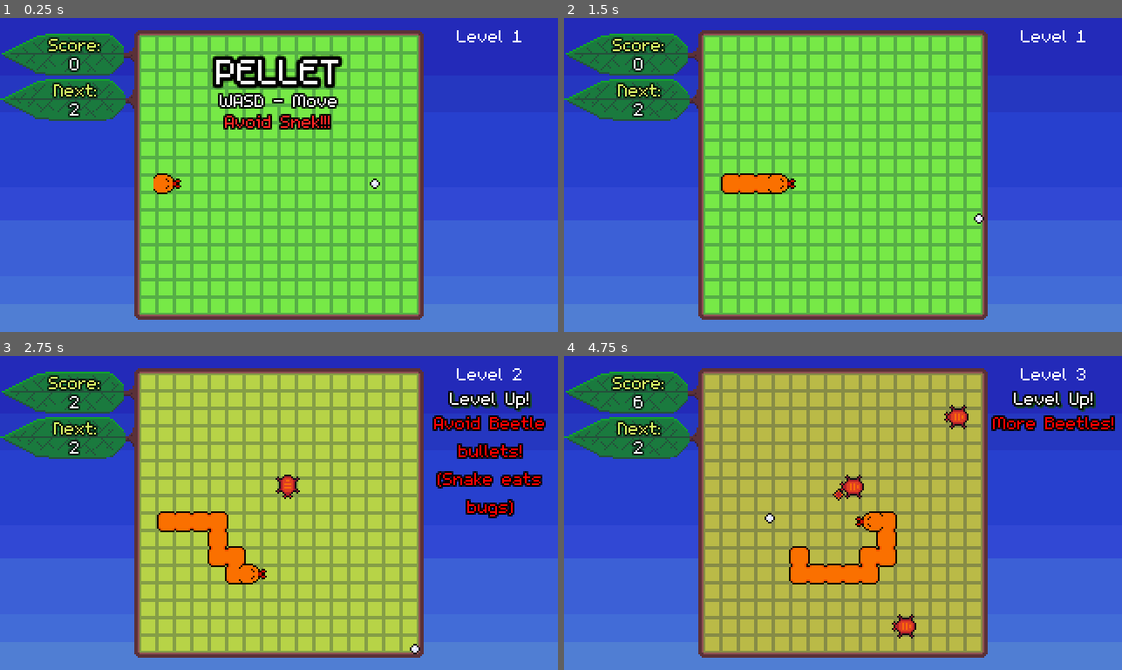
Above: before the commit, frames 1-4 (two rows, left to right).
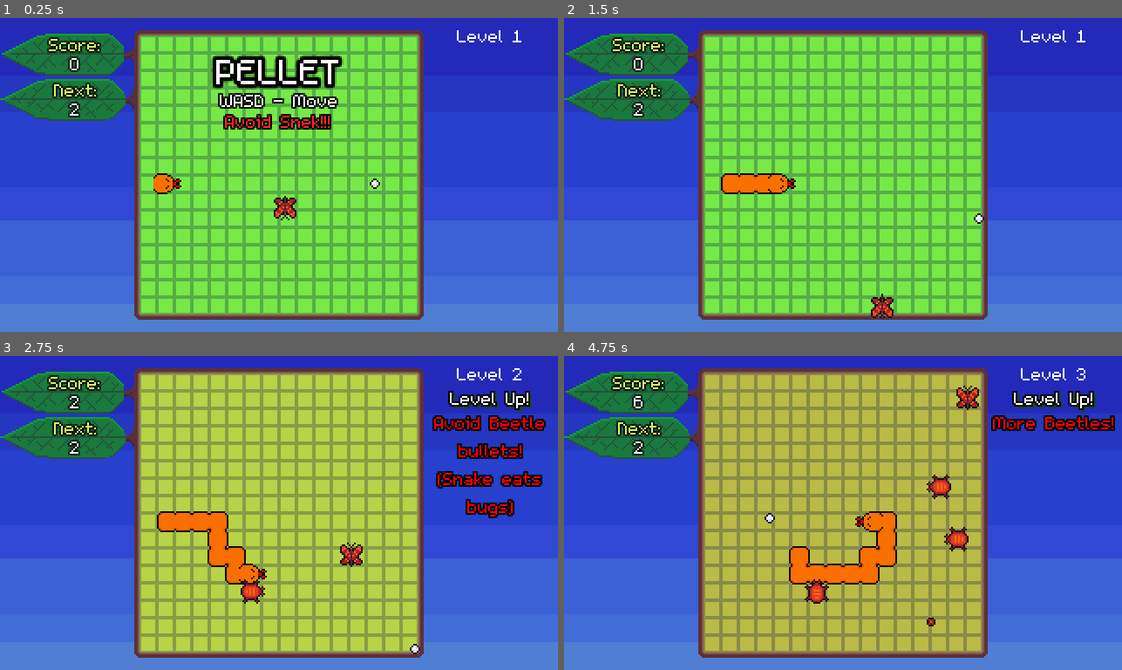
Above: after the commit, the same moments.

Repository: bdunko/Pellet
Game: Godot game, scene res://main.tscn
Same seed, same stepped clock (60 frames per second), same inputs: the game is played once before the commit and once after it.
Inputs:
- Up to frame 1 (0.25 s): no input
- Up to frame 2 (1.5 s): hold D (right) 0.53-1.28 s; hold S (down) from 1.28 s (still down)
- Up to frame 3 (2.75 s): release S (down) at 2.03 s; hold D (right) from 2.03 s (still down)
- Up to frame 4 (4.75 s): release D (right) at 2.78 s; hold W (up) 2.78-3.53 s; hold A (left) from 3.53 s (still down)

The runs differ from the first frame. In frame 1, 0.2% of the frame differs, in the area x 49-54%, y 56-65%; in frame 2, 0.2%; in frame 3, 0.6%; in frame 4, 1.6%, in the area x 43-75%, y 9-90%.

Commit message:
bouncy bullet moth

Diff:
--- a/beetle.gd
+++ b/beetle.gd
@@ -1,7 +1,7 @@
 extends CharacterBody2D
 
 const BULLET = preload("res://bullet.tscn")
-const BULLET_SPEED = 50
+const BULLET_SPEED = 45
 
 var disabled = false
 
--- /dev/null
+++ b/bouncing_bullet.gd
@@ -0,0 +1,32 @@
+extends CharacterBody2D
+
+var bug_owner
+
+func setup(pos, dir, speed, owned_bug):
+	position = pos
+	velocity = dir * speed
+	bug_owner = owned_bug
+
+var COLLISIONS_BEFORE_FREE = 3
+var num_collisions = 0
+
+func _process(delta):
+	var collision: KinematicCollision2D = move_and_collide(velocity * delta)
+	if collision:
+		_update_num_collisions()
+		var reflect = collision.get_remainder().bounce(collision.get_normal())
+		velocity = velocity.bounce(collision.get_normal())
+		if velocity.y > 0:
+			rotation_degrees = -180
+		else:
+			rotation_degrees = 0
+		move_and_collide(reflect)
+
+func _on_collide_with_bug(body): #hmm... rethink this
+	if body != bug_owner:
+		_update_num_collisions()
+
+func _update_num_collisions():
+	num_collisions += 1
+	if num_collisions == COLLISIONS_BEFORE_FREE:
+		queue_free()
--- /dev/null
+++ b/bouncing_bullet.tscn
@@ -0,0 +1,27 @@
+[gd_scene load_steps=4 format=3 uid="uid://ctox07kg8fglt"]
+
+[ext_resource type="Script" path="res://bouncing_bullet.gd" id="1_8f5ya"]
+[ext_resource type="Texture2D" uid="uid://cndbuk03udp72" path="res://assets/bounce_bullet.png" id="2_pbh4n"]
+
+[sub_resource type="CircleShape2D" id="CircleShape2D_og5ta"]
+radius = 1.0
+
+[node name="Bullet" type="CharacterBody2D"]
+collision_layer = 16
+collision_mask = 35
+script = ExtResource("1_8f5ya")
+
+[node name="Sprite2D" type="Sprite2D" parent="."]
+texture = ExtResource("2_pbh4n")
+
+[node name="CollisionShape2D" type="CollisionShape2D" parent="."]
+shape = SubResource("CircleShape2D_og5ta")
+
+[node name="Area2D" type="Area2D" parent="."]
+collision_layer = 0
+collision_mask = 8
+
+[node name="CollisionShape2D2" type="CollisionShape2D" parent="Area2D"]
+shape = SubResource("CircleShape2D_og5ta")
+
+[connection signal="body_entered" from="Area2D" to="." method="_on_collide_with_bug"]
--- a/main.gd
+++ b/main.gd
@@ -325,3 +325,5 @@
 		_update_level()
 		$NextLevelInfo/ClearBonus.text = CLEAR_BONUS_FORMAT % full_clear_bonus
 		$NextLevelInfo/ClearBonus.visible = true
+	if level >= 14 and $Bugs.get_child_count() < 12:
+		_spawn_rand_enemies(1)
--- a/main.tscn
+++ b/main.tscn
@@ -14,6 +14,7 @@
 [ext_resource type="Texture2D" uid="uid://cay5ftkmugouq" path="res://assets/sky_morning.png" id="6_7fbtx"]
 [ext_resource type="PackedScene" uid="uid://xe84in6ej3m7" path="res://pellet.tscn" id="6_dvu1o"]
 [ext_resource type="PackedScene" uid="uid://de227doiyv2qb" path="res://snake.tscn" id="7_ertux"]
+[ext_resource type="PackedScene" uid="uid://bgjm1nfpl3dji" path="res://moth.tscn" id="14_1nv3t"]
 
 [sub_resource type="RectangleShape2D" id="RectangleShape2D_ji84y"]
 size = Vector2(4.5, 166)
@@ -276,6 +277,9 @@
 [node name="Bugs" type="Node2D" parent="."]
 z_index = 1600
 
+[node name="Moth" parent="Bugs" instance=ExtResource("14_1nv3t")]
+position = Vector2(160, 98)
+
 [node name="Snakes" type="Node2D" parent="."]
 
 [node name="Snake" parent="Snakes" instance=ExtResource("7_ertux")]
--- /dev/null
+++ b/moth.gd
@@ -0,0 +1,46 @@
+extends CharacterBody2D
+
+var disabled = false
+var SPEED = 45
+const BULLET = preload("res://bouncing_bullet.tscn")
+const BULLET_SPEED = 60
+
+func _ready():
+	# pick a diagonal...
+	var roll = Global.RNG.randi_range(0, 3)
+	if roll == 0:
+		velocity = Vector2(SPEED/3.0, SPEED)
+		rotation_degrees = -180
+	if roll == 1:
+		velocity = Vector2(-SPEED/3.0, SPEED)
+		rotation_degrees = -180
+	if roll == 2:
+		velocity = Vector2(SPEED/3.0, -SPEED)
+		rotation_degrees = 0
+	if roll == 3:
+		velocity = Vector2(-SPEED/3.0, -SPEED)
+		rotation_degrees = 0
+
+func _process(delta):
+	if not disabled:
+		var collision: KinematicCollision2D = move_and_collide(velocity * delta)
+		if collision:
+			var reflect = collision.get_remainder().bounce(collision.get_normal())
+			velocity = velocity.bounce(collision.get_normal())
+			if velocity.y > 0:
+				rotation_degrees = -180
+			else:
+				rotation_degrees = 0
+			move_and_collide(reflect)
+
+func _on_shot_timer_timeout():
+	if not disabled:
+		var bullet = BULLET.instantiate()
+		var pellet_pos = get_parent().get_parent().find_child("Pellet").position
+		var direction = Vector2(pellet_pos.x - position.x, pellet_pos.y - position.y).normalized()
+		bullet.setup(position, direction, BULLET_SPEED * get_parent().get_parent().bullet_speed_multiplier, self)
+		bullet.position = position
+		get_parent().get_parent().find_child("Bullets").add_child(bullet)
+
+func disable():
+	disabled = true
--- /dev/null
+++ b/moth.tscn
@@ -0,0 +1,26 @@
+[gd_scene load_steps=4 format=3 uid="uid://bgjm1nfpl3dji"]
+
+[ext_resource type="Script" path="res://moth.gd" id="1_y05nh"]
+[ext_resource type="Texture2D" uid="uid://c6i5gil2rc3c" path="res://assets/bugs/enemy_moth.png" id="2_3qle5"]
+
+[sub_resource type="CapsuleShape2D" id="CapsuleShape2D_mshyp"]
+radius = 1.0
+height = 4.0
+
+[node name="Moth" type="CharacterBody2D"]
+collision_layer = 8
+collision_mask = 42
+script = ExtResource("1_y05nh")
+
+[node name="Sprite2D" type="Sprite2D" parent="."]
+texture = ExtResource("2_3qle5")
+
+[node name="CollisionShape2D" type="CollisionShape2D" parent="."]
+position = Vector2(-0.5, 0)
+shape = SubResource("CapsuleShape2D_mshyp")
+
+[node name="Timer" type="Timer" parent="."]
+wait_time = 3.0
+autostart = true
+
+[connection signal="timeout" from="Timer" to="." method="_on_shot_timer_timeout"]
--- a/sky.gd
+++ b/sky.gd
@@ -10,7 +10,6 @@
 func _process(delta):
 	for index in get_child_count():
 		var sky = get_child(index)
-		print(sky)
 		if index <= current_sky_index: # we should be visible
 			sky.self_modulate.a = lerp(sky.self_modulate.a, 1.0, 5 * delta)
 		if index > current_sky_index: # we should be invisible
Not shown: 1 places in main.tscn that only renumber resources
